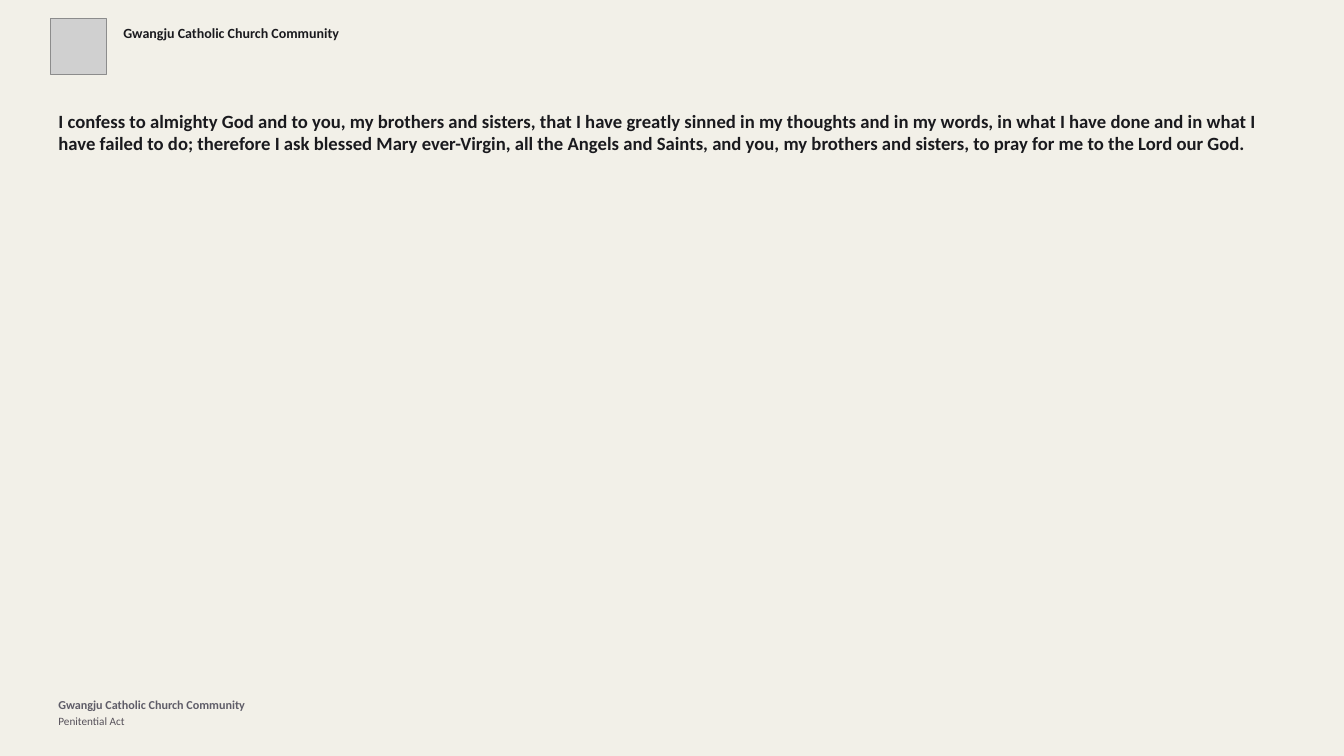
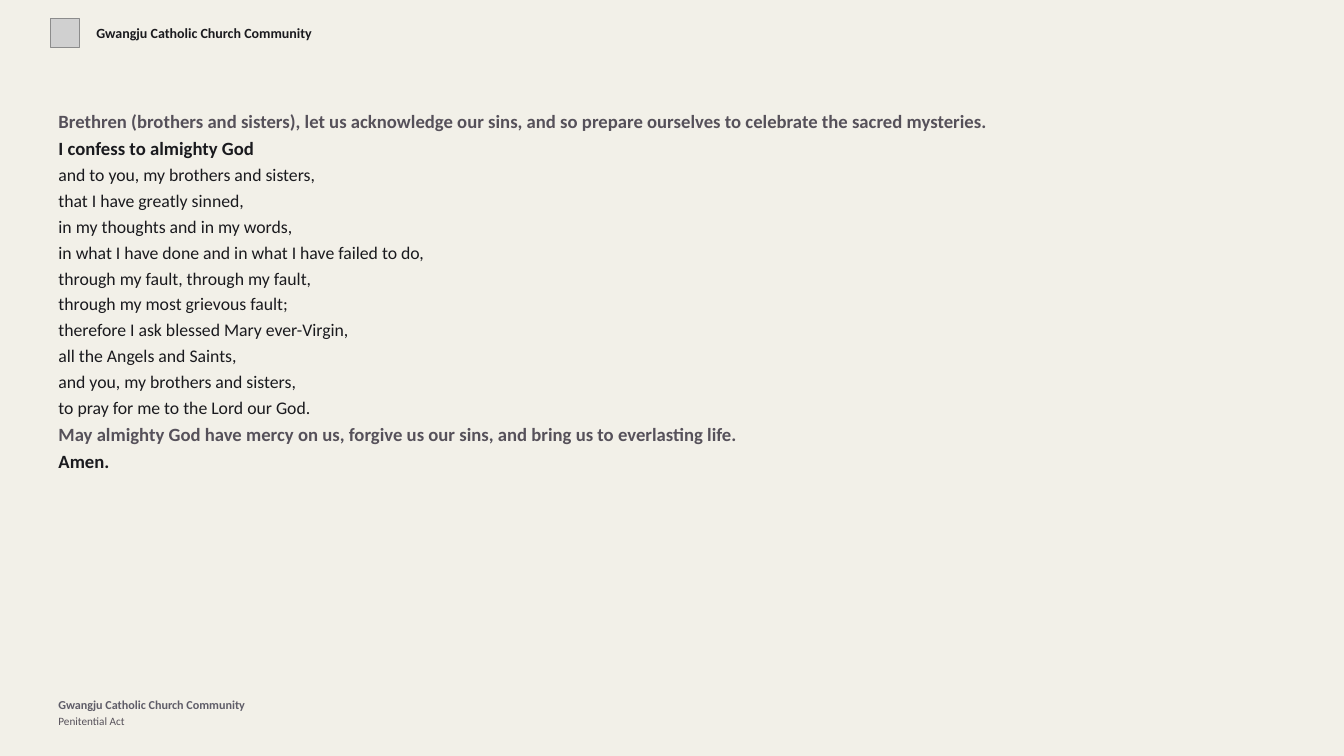
Before and after one commit to divinogabriel9/mass-ppt-generator, a slide deck: slide 7 of church_media_generator/outputs/mass_presentation.pptx (slide 8 before the commit). Drawn at 1344x756 pixels with LibreOffice and Linux fonts; fonts in the diff are those of the drawing; grey boxes stand for pictures. Boxes give left, top, right and bottom in pixels: in the first picture for what was removed or moved away, otherwise in the second. Text is boxed around its words. In the diff, an @@ line names an element or a change of style, - is before the commit and + after.

```diff
--- a/church_media_generator/outputs/mass_presentation.pptx
+++ b/church_media_generator/outputs/mass_presentation.pptx
@@ picture: place and size @@
-picture at bbox=[50, 19, 106, 74]
+picture at bbox=[50, 19, 79, 47]
@@ text "Gwangju Catholic Church Community": place and size @@
-text "Gwangju Catholic Church Community" at bbox=[123, 28, 339, 41]
+text "Gwangju Catholic Church Community" at bbox=[96, 28, 312, 41]
@@ text "Gwangju Catholic Church Community" at bbox=[96, 28, 312, 41]: vertical alignment top to middle @@
@@ text at bbox=[58, 114, 987, 468]: text changed; size 20 to 19 pt; bold off @@
-I confess to almighty God and to you, my brothers and sisters, that I have greatly sinned in my thoughts and in my words, in what I have done and in what I have failed to do; therefore I ask blessed Mary ever-Virgin, all the Angels and Saints, and you, my brothers and sisters, to pray for me to the Lord our God.
+Brethren (brothers and sisters), let us acknowledge our sins, and so prepare ourselves to celebrate the sacred mysteries.
+I confess to almighty God
+and to you, my brothers and sisters,
+that I have greatly sinned,
+in my thoughts and in my words,
+in what I have done and in what I have failed to do,
+through my fault, through my fault,
+through my most grievous fault;
+therefore I ask blessed Mary ever-Virgin,
+all the Angels and Saints,
+and you, my brothers and sisters,
+to pray for me to the Lord our God.
+May almighty God have mercy on us, forgive us our sins, and bring us to everlasting life.
+Amen.
```
Also in this commit, not shown: 47 other slides changed, 15 slides added, 17 slides removed, 23 other files.
